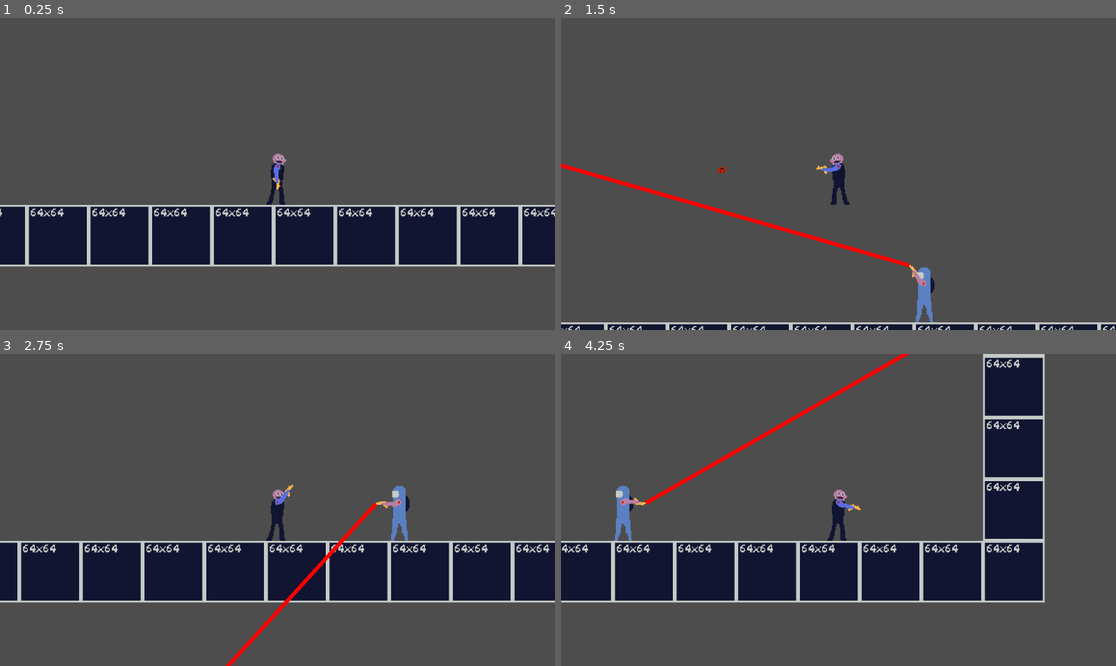
Above: before the commit, frames 1-4 (two rows, left to right).
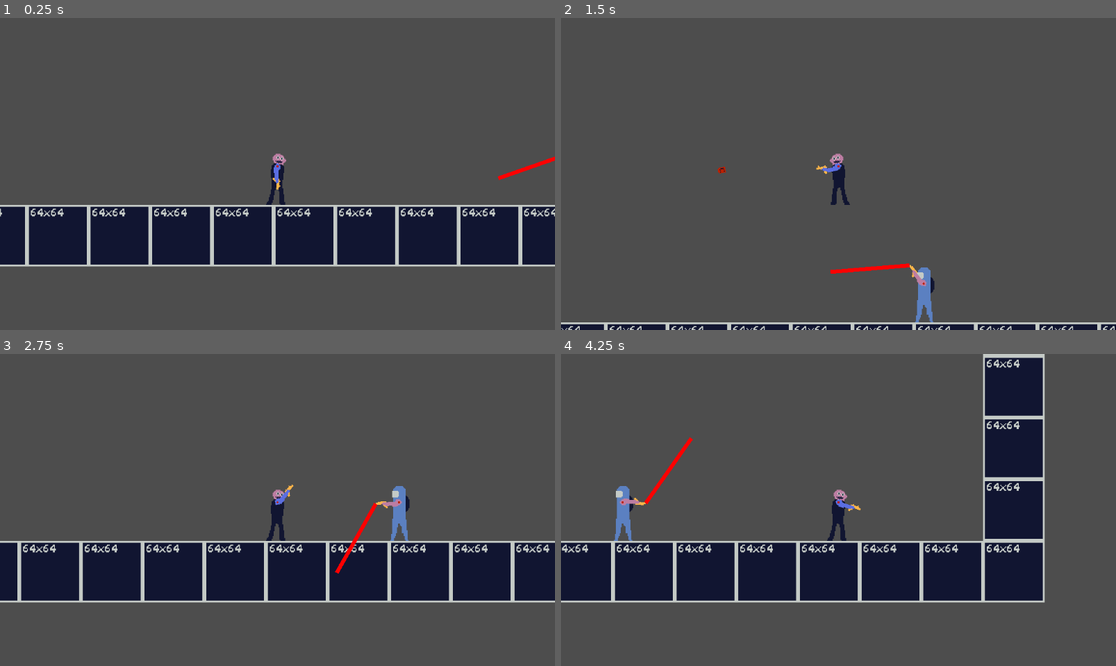
Above: after the commit, the same moments.

Repository: clippyreal/space_sociedad
Game: Godot game, scene res://scenes/main.tscn
The game is run twice, just before and just after one commit, with the same random seed, the same clock (stepped at 60 frames per second) and the same inputs.
Inputs (mouse positions are in pixels of both pictures, inside the frame that each line leads up to):
- Up to frame 1 (0.25 s): no input
- Up to frame 2 (1.5 s): tap Enter at 0.5 s; move the mouse to (960, 158) at 0.52 s; hold D (right) from 0.53 s (still down); click (960, 158) at 0.6 s; tap Space (jump) at 0.77 s; move the mouse to (727, 189) at 1.27 s; click (727, 189) at 1.35 s
- Up to frame 3 (2.75 s): tap Space (jump) at 1.52 s; move the mouse to (333, 441) at 2.02 s; release D (right) at 2.03 s; hold A (left) from 2.03 s (still down); click (333, 441) at 2.1 s
- Up to frame 4 (4.25 s): move the mouse to (810, 572) at 2.77 s; release A (left) at 2.78 s; hold D (right) from 2.78 s (still down); click (810, 572) at 2.85 s; tap Space (jump) at 3.02, 3.77 s; move the mouse to (1005, 556) at 3.52 s; click (1005, 556) at 3.6 s

The runs differ from the first frame. In frame 1, 0.1% of the frame differs, in the area x 89-100%, y 44-53%; in frame 2, 1.1%, in the area x 0-63%, y 46-82%; in frame 3, 0.7%; in frame 4, 0.9%.

Commit message:
mogie: laser at fixed point, draw function not called

Diff:
--- a/mogie.tscn
+++ b/mogie.tscn
@@ -66,7 +66,6 @@
 [node name="detectBox" type="Area2D" parent="."]
 
 [node name="detectShape" type="CollisionShape2D" parent="detectBox"]
-position = Vector2(-5, -169)
 shape = SubResource("RectangleShape2D_ps3jk")
 
 [connection signal="body_entered" from="detectBox" to="." method="_on_detect_box_body_entered"]
--- a/scripts/mogie.gd
+++ b/scripts/mogie.gd
@@ -12,10 +12,10 @@
 func _process(_delta):
 	if seesPlayer:
 		arm.look_at(player.position)
-		laser.points[1] = player.global_position
+		laser.points[1] = Vector2(69,69)
 func _draw():
 	if drawLaser:
-		draw_line(player.position,laser.position,Color.RED,2)
+		draw_line(player.position,laser.position,Color.RED,2000)
 func _physics_process(delta):
 	if not is_on_floor():
 		velocity.y += gravity * delta
